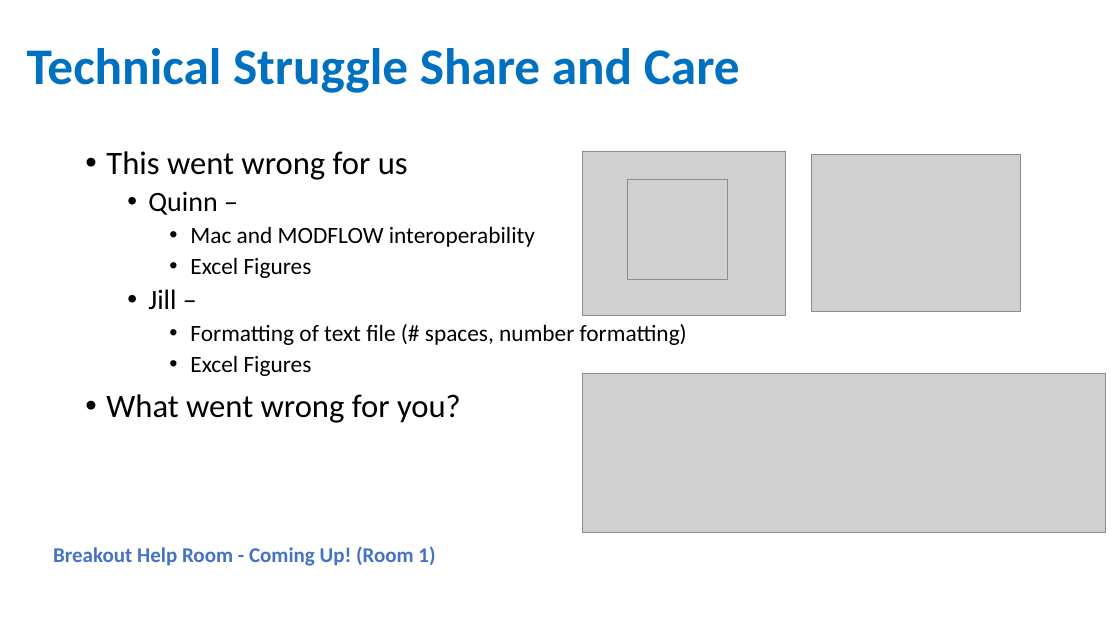
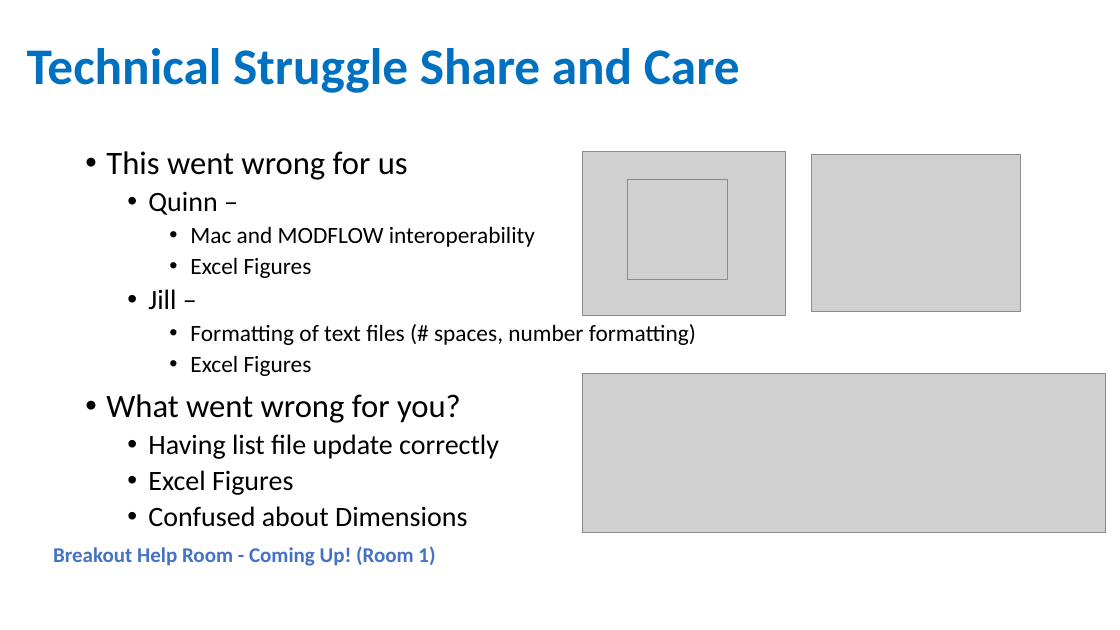
Before and after one commit to GW-modelling-Spring2021/hw-genoonan, a slide deck: slide 9 of Working/HW2_Working/Box Model Hand-Built MODFlow- Noonan and Hull.pptx. Drawn at 1120x630 pixels with LibreOffice and Linux fonts; fonts in the diff are those of the drawing; grey boxes stand for pictures. Boxes give left, top, right and bottom in pixels: in the first picture for what was removed or moved away, otherwise in the second. Text is boxed around its words. In the diff, an @@ line names an element or a change of style, - is before the commit and + after.

```diff
--- a/Working/HW2_Working/Box Model Hand-Built MODFlow- Noonan and Hull.pptx
+++ b/Working/HW2_Working/Box Model Hand-Built MODFlow- Noonan and Hull.pptx
@@ text at (190,324,696,345): text changed @@
-    • Formatting of text file (# spaces, number formatting)
+    • Formatting of text files (# spaces, number formatting)
@@ text at (148,434,499,527): paragraphs added @@
+  • Having list file update correctly
+  • Excel Figures
+  • Confused about Dimensions
```
Also in this commit, not shown: 7 other slides changed, 25 other files.
